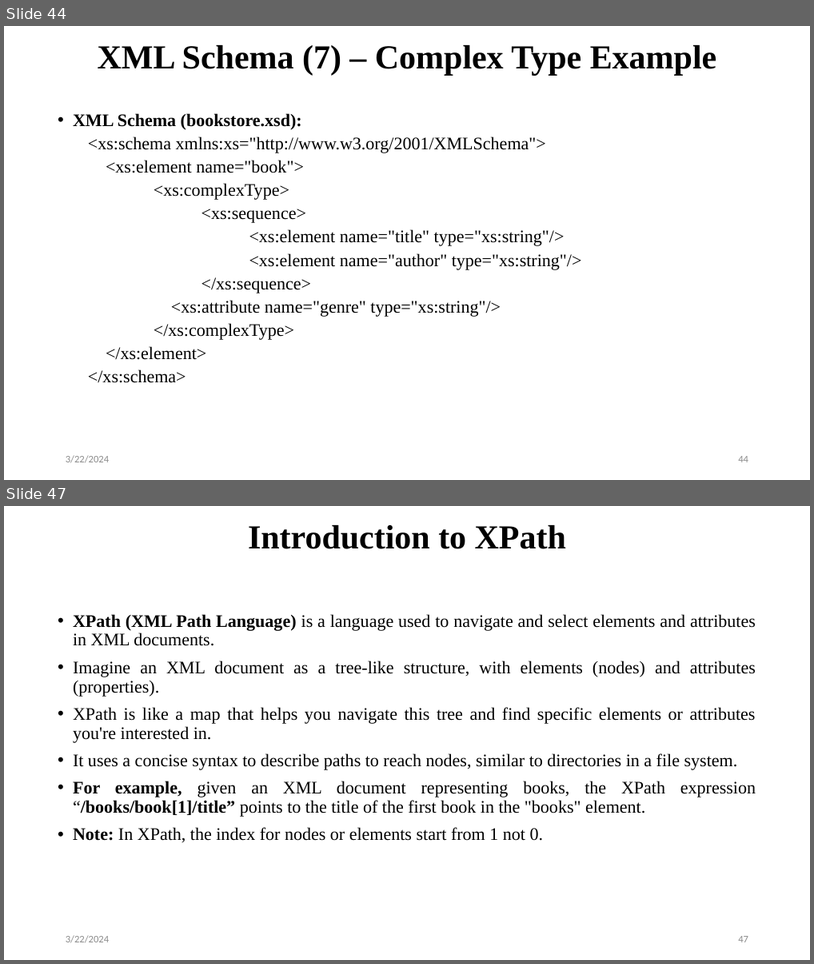
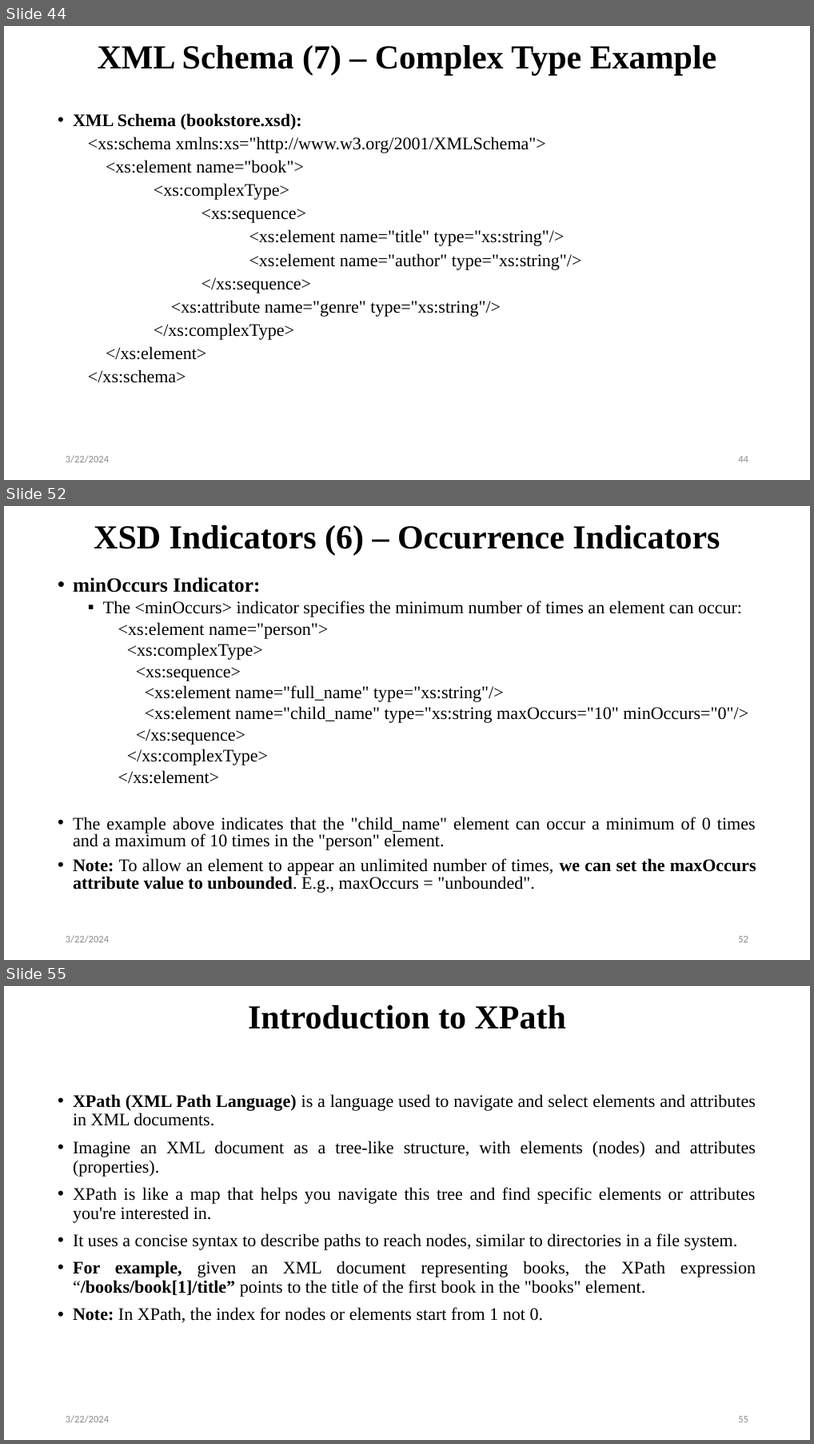
Before and after one commit to avinashmaskey22/BCA-3rd-WEB, a slide deck: Unit Three.pptx. Shown one above the other, each under a label of ours: slides 44 and 47 before the commit, slides 44, 52 and 55 after it; the slides between them are not shown. The pictures are 814x964 and 814x1444 pixels, drawn with LibreOffice and Linux fonts; fonts in the diff are those of the drawing. Boxes give left, top, right and bottom in pixels: in the first picture for what was removed or moved away, otherwise in the second. Text is boxed around its words. In the diff, an @@ line names an element or a change of style, - is before the commit and + after.

```diff
--- a/Unit Three.pptx
+++ b/Unit Three.pptx
@@ slide 52 added at box(4, 506, 810, 960), background #FFFFFF @@
@@ title added at box(94, 525, 720, 555), 40 pt, text #000000, bold @@
+XSD Indicators (6) – Occurrence Indicators
@@ text added at box(73, 577, 757, 892), 21 pt, text #000000 @@
+• minOccurs Indicator:
+  ▪ The <minOccurs> indicator specifies the minimum number of times an element can occur:
+    <xs:element name="person">
+    <xs:complexType>
+    <xs:sequence>
+    <xs:element name="full_name" type="xs:string"/>
+    <xs:element name="child_name" type="xs:string maxOccurs="10" minOccurs="0"/>
+    </xs:sequence>
+    </xs:complexType>
+    </xs:element>
+• The example above indicates that the "child_name" element can occur a minimum of 0 times and a maximum of 10 times in the "person" element.
+• Note: To allow an element to appear an unlimited number of times, we can set the maxOccurs attribute value to unbounded. E.g., maxOccurs = "unbounded".
@@ text added at box(66, 935, 109, 943), 12 pt, text #8C8C8C @@
+3/22/2024
@@ page number added at box(738, 936, 749, 942), 12 pt, text #8C8C8C @@
+52
@@ what was slide 47 is now slide 55 @@
@@ page number at box(738, 1416, 749, 1422): text changed @@
-47
+55
```
Also in this commit, not shown: 2 slides changed, 7 other slides added, 2 other files.
